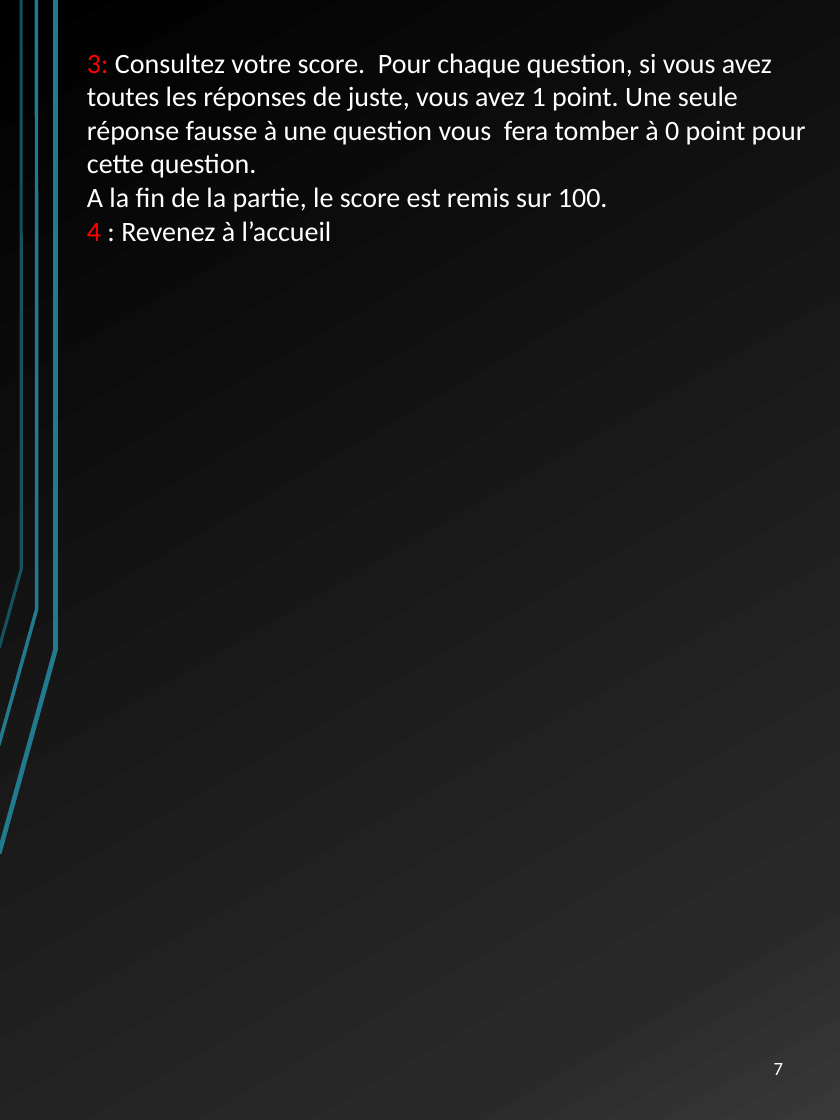
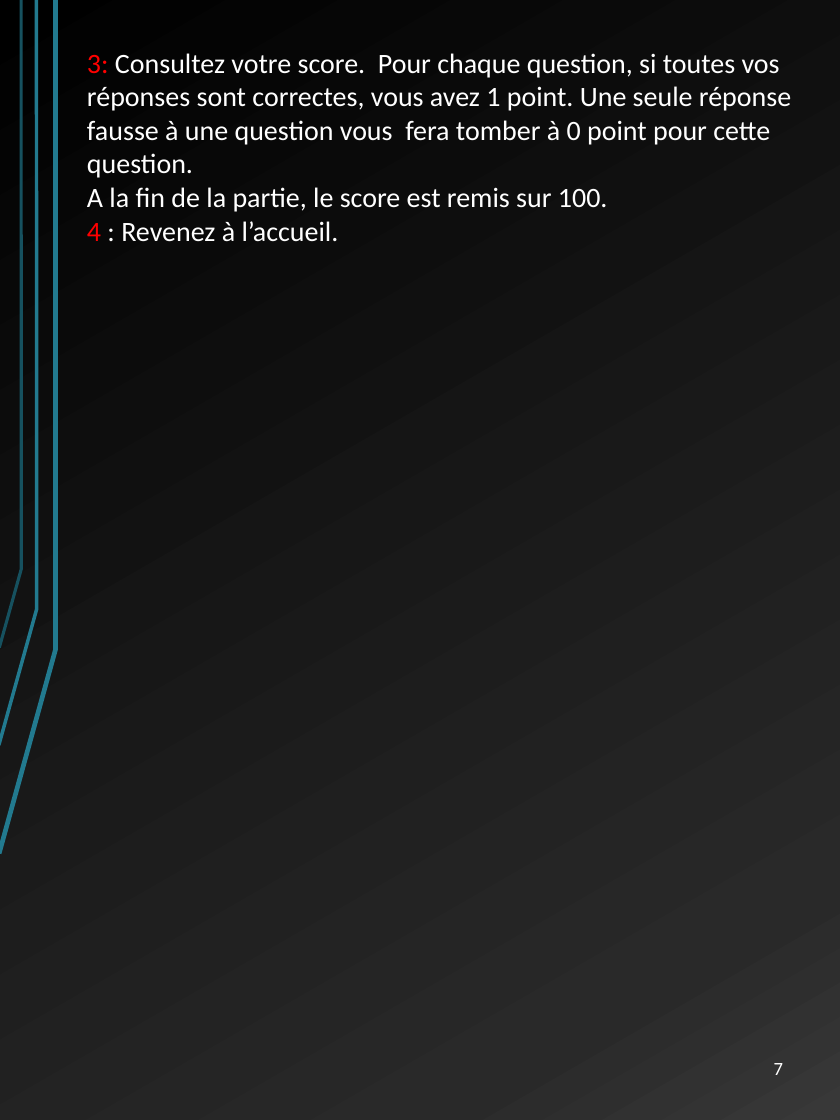
Before and after one commit to LordAlbas/warquiz, a slide deck: slide 9 of Docs/manuel utilisateur WQ.pptx. Drawn at 840x1120 pixels with LibreOffice and Linux fonts; fonts in the diff are those of the drawing. Boxes give left, top, right and bottom in pixels: in the first picture for what was removed or moved away, otherwise in the second. Text is boxed around its words. In the diff, an @@ line names an element or a change of style, - is before the commit and + after.

```diff
--- a/Docs/manuel utilisateur WQ.pptx
+++ b/Docs/manuel utilisateur WQ.pptx
@@ text at (x1=87, y1=53, x2=791, y2=178): text changed @@
-3: Consultez votre score. Pour chaque question, si vous avez toutes les réponses de juste, vous avez 1 point. Une seule réponse fausse à une question vous fera tomber à 0 point pour cette question.
+3: Consultez votre score. Pour chaque question, si toutes vos réponses sont correctes, vous avez 1 point. Une seule réponse fausse à une question vous fera tomber à 0 point pour cette question.
@@ text at (x1=87, y1=221, x2=339, y2=242): text changed @@
-4 : Revenez à l’accueil
+4 : Revenez à l’accueil.
```
Also in this commit, not shown: 6 other slides changed.
